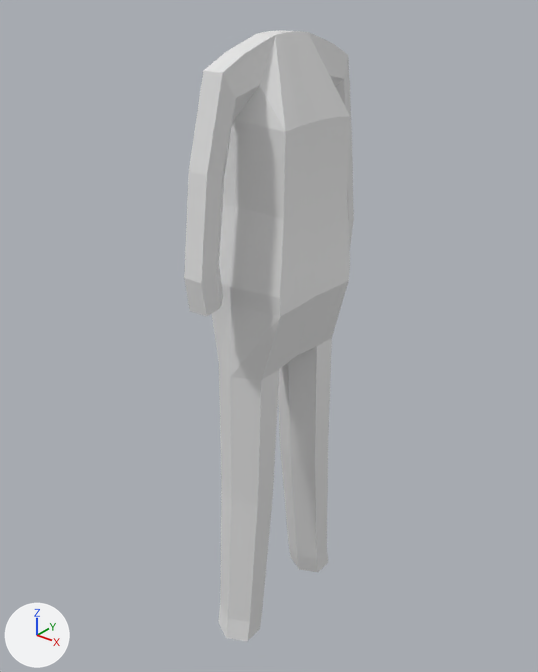
What one commit did to the Blender file pilot/Blender/pilot.blend.
Rendered twice from a camera (50 mm lens) standing at (4.7, -6.03, 7.84) and looking at (-0.15, 0.03, 4.09). The axes (+X, +Y, +Z) are drawn at lower left. The lights are the same throughout.

The first picture shows 'bodyCylinder'.
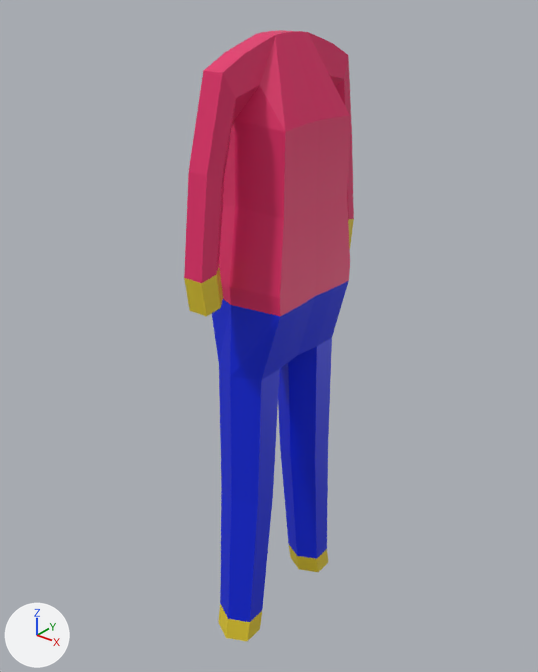
Commit message: fix(pilot): add some contrast to pilot model

What the commit changed:
Material 'Pants' (mat_pants) is new.
Its base color is (0.0, 0.0185, 0.8) (blue #0025e7).
Material 'Edges' (mat_edges) is new.
Its base color is (0.8, 0.616, 0.0282) (yellow #e7ce2f).
Material 'Jacket' (mat_jacket) is new.
Its base color is (0.8, 0.0251, 0.147) (pink #e72c6b).
me_cylinder has 86 vertices, 82 faces and spans x -0.46..0.51, y -1.45..0.0, z 0.28..7.24.
me_cylinder is used by ob_bodycylinder; location (0.0, 0.0, 0.0); scale (1.03, 0.903, 1.02).
me_cylinder part 1: all 21 faces centred in x -0.38..0.4, y -0.94..-0.07, z 1.43..4.33 switch from no material to mat_pants (blue #0025e7).
me_cylinder part 2: all 7 faces centred in x -0.24..0.24, y -1.03..-0.62, z 0.28..0.42 switch from no material to mat_edges (yellow #e7ce2f).
me_cylinder part 3: all 5 faces centred in x -0.12..0.13, y -1.43..-1.1, z 4.97..5.0 switch from no material to mat_edges (yellow #e7ce2f).
me_cylinder part 4: 49 of the faces centred in x -0.46..0.51, y -1.39..-0.07, z 4.78..7.24 switch from no material to mat_jacket (pink #e72c6b).

What differs and where, as boxes [x1, y1, x2, y2] in the pictures (538 x 672 px):
part 1 of me_cylinder, recoloured (grey to blue)
    both: [212, 281, 349, 622]
part 2 of me_cylinder, recoloured (grey to yellow)
    both: [218, 545, 328, 641]
part 3 of me_cylinder, recoloured (grey to yellow)
    both: [184, 219, 354, 317]
part 4 of me_cylinder, recoloured (grey to pink)
    both: [184, 30, 354, 316]
